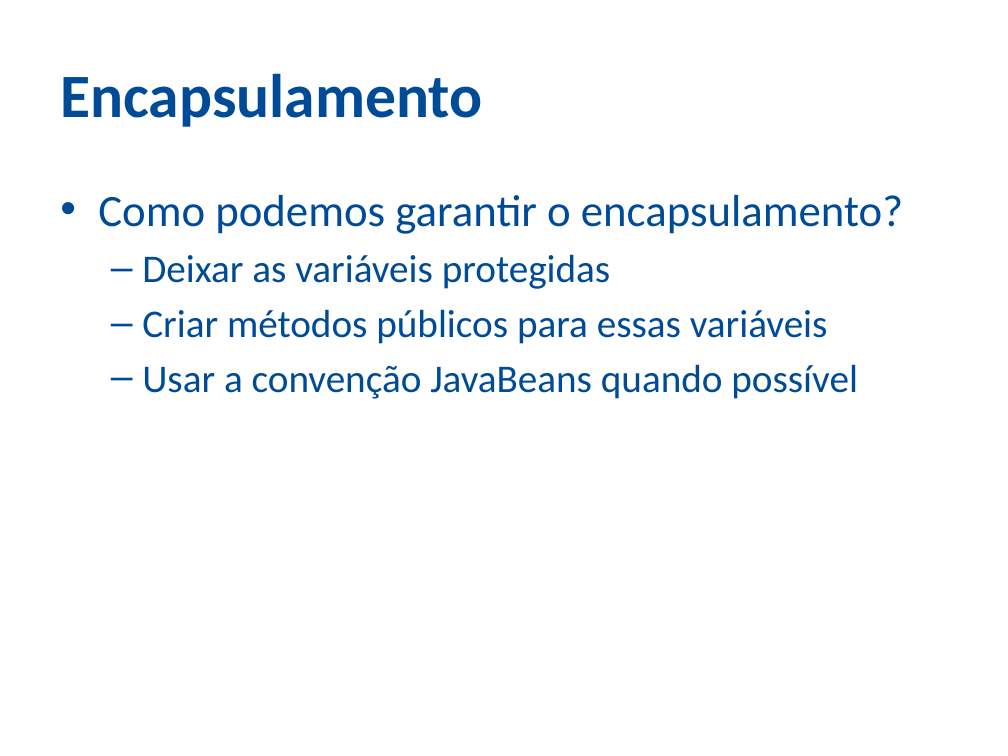
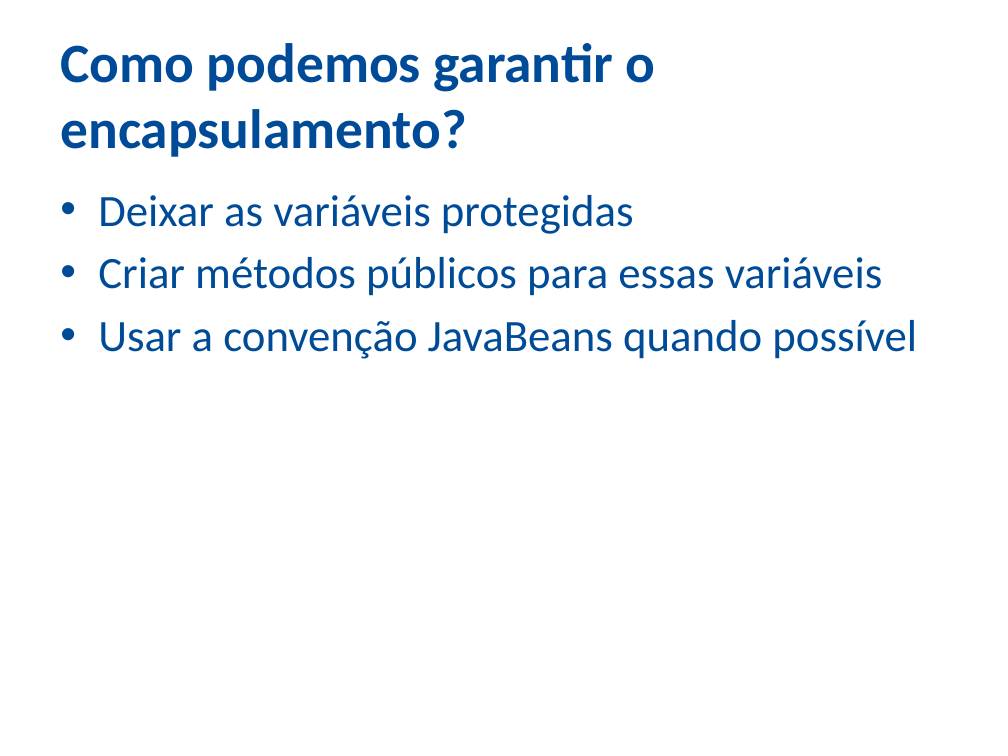
Before and after one commit to ozieljose/java6cert, a slide deck: slide 4 of slides/9-OO.pptx. Drawn at 1008x756 pixels with LibreOffice and Linux fonts; fonts in the diff are those of the drawing; background and template pictures are left out. Boxes give left, top, right and bottom in pixels: in the first picture for what was removed or moved away, otherwise in the second. Text is boxed around its words. In the diff, an @@ line names an element or a change of style, - is before the commit and + after.

```diff
--- a/slides/9-OO.pptx
+++ b/slides/9-OO.pptx
@@ title at (x1=60, y1=43, x2=656, y2=157): text changed; size 44 to 39.6 pt @@
-Encapsulamento
+Como podemos garantir o encapsulamento?
@@ text "Deixar as variáveis protegidas" at (x1=98, y1=195, x2=917, y2=359): size 28 to 32 pt; bullet – to •; list level 2 to 1 in "Deixar as variáveis protegidas"; list level 2 to 1 in "Criar métodos públicos para essas ..."; list level 2 to 1 in "Usar a convenção JavaBeans quando ..." @@
@@ text at (x1=98, y1=195, x2=903, y2=234): paragraph removed @@
-• Como podemos garantir o encapsulamento?
```
Also in this commit, not shown: 27 other slides changed, 1 slide removed, 4 other files.
